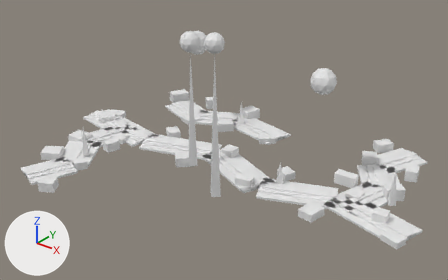
What one commit did to the FBX model assets/models/decor/out/VoidPortal/Decor_VoidPortal_Rift.fbx.
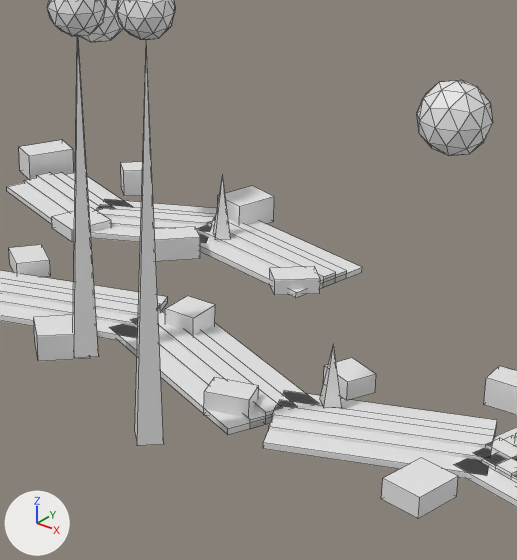
Each version is shown whole from a 50 mm camera at (8.6, -8.2, 26.3) aimed at (-20.9, 28.7, 3.4), then close up on the part from 36% to 77% of the width and 14% to 85% of the height. The lights are fixed; the arrows at lower left show +X, +Y and +Z. The last two pictures show the newer version. The close-ups show mesh edges as thin lines.

Names of what the first close-up shows: 'Rift_Body'.
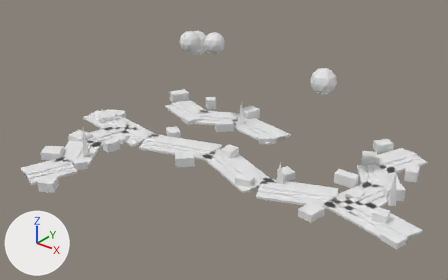
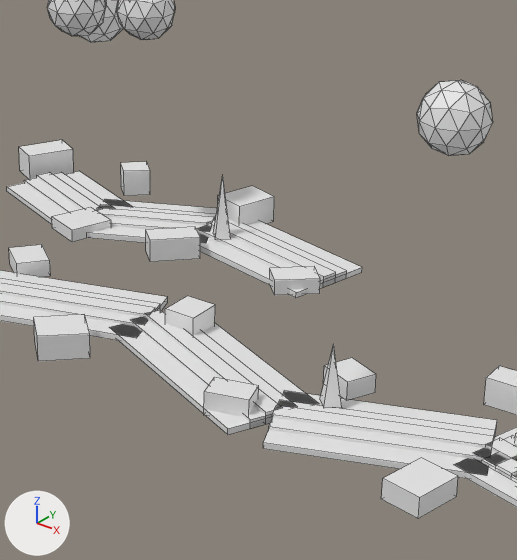
Diff of the bpy script that builds the scene:
```diff
--- a/assets/models/decor/out/VoidPortal/Decor_VoidPortal_Rift.fbx.py
+++ b/assets/models/decor/out/VoidPortal/Decor_VoidPortal_Rift.fbx.py
@@ me_rift_body @@
 # used by ob_rift_body; location = (0.0, 0.0, 0.0)
-me_rift_body.from_pydata(...)  # 758 vertices, 770 faces; spans x -40.0..-4.0, y 17.0..43.0, z 0.0..13.8
+me_rift_body.from_pydata(...)  # 748 vertices, 760 faces; spans x -40.0..-4.0, y 17.0..43.0, z 0.0..13.8
+# me_rift_body part 1: the loose piece of 5 vertices spanning x -24.6..-23.5, y 27.7..28.7, z 0.3..10.8 is deleted
+# me_rift_body part 2: the loose piece of 5 vertices spanning x -19.7..-18.6, y 24.9..25.9, z 0.3..12.3 is deleted
 me_rift_body.materials.append(mat_decor)
```

Boxes (x1, y1, x2, y2) around the edits, measured in the close-ups (517 x 560 px):
part 1 of me_rift_body, deleted: before (73, 36, 99, 358)
part 2 of me_rift_body, deleted: before (135, 41, 164, 446)
